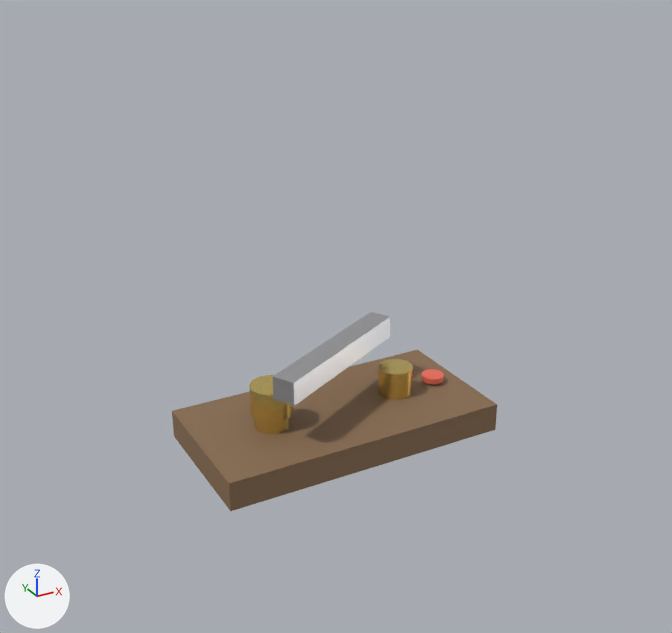
An edit to the glTF model assets/physics/switch/out/switch.glb, drawn before and after from the same camera.
One viewpoint serves both versions: a camera (50 mm lens) standing at (-0.0676, -0.1231, 0.0836) and looking at (-0.0017, -0.0032, 0.0237). The axes (+X, +Y, +Z) are drawn at lower left. The lights are the same throughout. The first picture is the older version. Where no turn or scale is listed for an object, it has been applied to the vertices.

The first picture shows 'switch-arm', 'switch-base', 'switch-contact-left', 'switch-contact-right', 'switch-indicator', 'switch-pivot'.
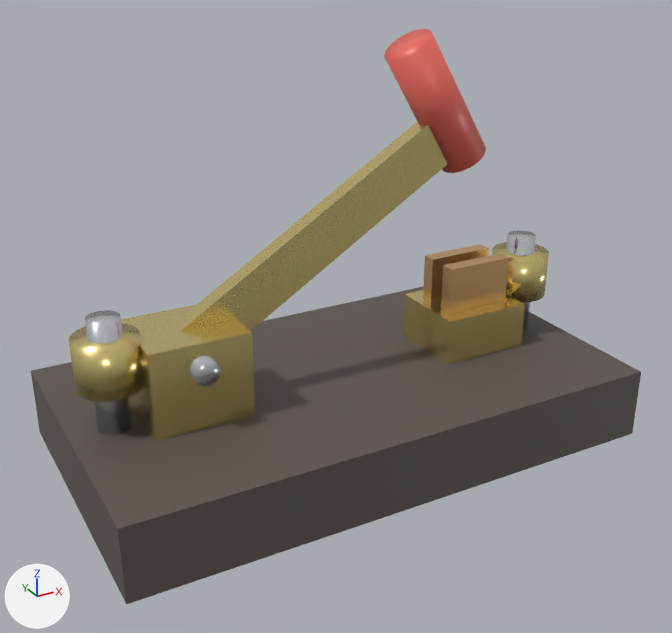
Boxes [x1, y1, x2, y2] around the edits, measured in the pictures (672 x 633 px):
'switch-base', recoloured, moved, rescaled (87% wider, 97% taller)
    before: [172, 350, 497, 511]
    after: [31, 286, 641, 604]
'switch-arm', surface changed, recoloured, moved, turned, rescaled
    before: [273, 312, 390, 406]
    after: [174, 122, 447, 331]
'switch-hinge-block', added (yellow)
    after: [121, 304, 255, 441]
'switch-handle', added (red)
    after: [384, 29, 486, 173]
'switch-jaw-base', added
    after: [403, 290, 525, 365]
'switch-term-1-nut', added (yellow)
    after: [69, 323, 143, 402]
'switch-jaw--1', added (beige)
    after: [441, 254, 509, 313]
'switch-term-1-stud', added
    after: [85, 310, 131, 435]
'switch-term-2-nut', added (yellow)
    after: [492, 242, 549, 302]
'switch-jaw-1', added (beige)
    after: [423, 244, 489, 302]
'switch-pivot', deleted
    before: [249, 375, 293, 422]
'switch-contact-right', deleted
    before: [378, 359, 413, 400]
'switch-term-2-stud', added
    after: [506, 230, 536, 332]
'switch-hinge-pin', added
    after: [190, 356, 221, 387]
'switch-contact-left', deleted
    before: [254, 417, 290, 434]
'switch-indicator', deleted
    before: [421, 369, 444, 384]

Edits to the bpy script that builds the scene:
```text
Change mat_switch_bakelite:
    mat_switch_bakelite.base_color: (0.25, 0.15, 0.08) -> (0.12, 0.1, 0.09)  # brown #896c50 -> dark grey #615955
Change mat_switch_steel:
    mat_switch_steel.roughness: 0.3 -> 0.2
Change me_switch_arm:
    where me_switch_arm.from_pydata(...)  # 8 vertices, 12 faces; spans x -0.5..0.5, y -0.5..0.5, z -0.5..0.5
    remove me_switch_arm.materials.append(mat_switch_steel)  # light grey #cbcbce
    add me_switch_arm.materials.append(mat_switch_brass)  # yellow #efda90
Change ob_switch_base:
    ob_switch_base.location: (0.0, 0.0, 0.0025) -> (0.0, 0.0, 0.006)
    ob_switch_base.scale: (0.05, 0.025, 0.005) -> (0.09, 0.05, 0.012)
Remove ob_switch_contact_left:
    ob_switch_contact_left = bpy.data.objects.new('switch-contact-left', me_switch_contact_left)
Remove ob_switch_contact_right:
    ob_switch_contact_right = bpy.data.objects.new('switch-contact-right', me_switch_contact_right)
Change ob_switch_arm:
    ob_switch_arm.location: (0.0, 0.0, 0.015) -> (-0.0038, 0.0, 0.0356)
    ob_switch_arm.rotation_euler: (0.0, 0.0, 0.5) -> (0.0, -0.55, 0.0)  # degrees (0, 0, 29) -> degrees (0, -32, 0)
    ob_switch_arm.scale: (0.03, 0.004, 0.004) -> (0.052, 0.003, 0.008)
Remove ob_switch_pivot:
    ob_switch_pivot = bpy.data.objects.new('switch-pivot', me_switch_pivot)
Remove ob_switch_indicator:
    ob_switch_indicator = bpy.data.objects.new('switch-indicator', me_switch_indicator)
Add ob_switch_term_2_nut:
    ob_switch_term_2_nut = bpy.data.objects.new('switch-term-2-nut', me_switch_term_2_nut)  # a 64-sided cylinder along z spanning x -0.005..0.005, y -0.005..0.005, z -0.004..0.004; in mat_switch_brass (yellow #efda90)
    ob_switch_term_2_nut.location = (0.038, 0.0, 0.023)
Add ob_switch_term_2_stud:
    ob_switch_term_2_stud = bpy.data.objects.new('switch-term-2-stud', me_switch_term_2_stud)  # 130 vertices, 256 faces; spans x -0.0025..0.0025, y -0.0025..0.0025, z -0.009..0.009; in mat_switch_steel (white #e1e5ea)
    ob_switch_term_2_stud.location = (0.038, 0.0, 0.021)
Add ob_switch_term_1_nut:
    ob_switch_term_1_nut = bpy.data.objects.new('switch-term-1-nut', me_switch_term_2_nut.copy())
    ob_switch_term_1_nut.location = (-0.038, 0.0, 0.023)
Add ob_switch_term_1_stud:
    ob_switch_term_1_stud = bpy.data.objects.new('switch-term-1-stud', me_switch_term_2_stud.copy())
    ob_switch_term_1_stud.location = (-0.038, 0.0, 0.021)
Add ob_switch_handle:
    ob_switch_handle = bpy.data.objects.new('switch-handle', me_switch_handle)  # 130 vertices, 256 faces; spans x -0.0092..0.0092, y -0.004..0.004, z -0.0115..0.0115; in mat_switch_handle (red #ed6c61)
    ob_switch_handle.location = (0.0183, 0.0, 0.0552)
Add ob_switch_jaw_base:
    ob_switch_jaw_base = bpy.data.objects.new('switch-jaw-base', me_switch_jaw_base)  # a box spanning x -0.008..0.008, y -0.007..0.007, z -0.004..0.004; in mat_switch_brass (yellow #efda90)
    ob_switch_jaw_base.location = (0.026, 0.0, 0.016)
Add ob_switch_jaw_1:
    ob_switch_jaw_1 = bpy.data.objects.new('switch-jaw-1', me_switch_jaw_1)  # a box spanning x -0.006..0.006, y -0.0012..0.0012, z -0.008..0.008; in mat_switch_copper (beige #f1c489)
    ob_switch_jaw_1.location = (0.026, 0.0028, 0.02)
Add ob_switch_jaw__1:
    ob_switch_jaw__1 = bpy.data.objects.new('switch-jaw--1', me_switch_jaw_1.copy())
    ob_switch_jaw__1.location = (0.026, -0.0028, 0.02)
Add ob_switch_hinge_pin:
    ob_switch_hinge_pin = bpy.data.objects.new('switch-hinge-pin', me_switch_hinge_pin)  # 130 vertices, 256 faces; spans x -0.002..0.002, y -0.009..0.009, z -0.002..0.002; in mat_switch_steel (white #e1e5ea)
    ob_switch_hinge_pin.location = (-0.026, 0.0, 0.022)
Add ob_switch_hinge_block:
    ob_switch_hinge_block = bpy.data.objects.new('switch-hinge-block', me_switch_hinge_block)  # a box spanning x -0.008..0.008, y -0.007..0.007, z -0.007..0.007; in mat_switch_brass (yellow #efda90)
    ob_switch_hinge_block.location = (-0.026, 0.0, 0.019)
```
